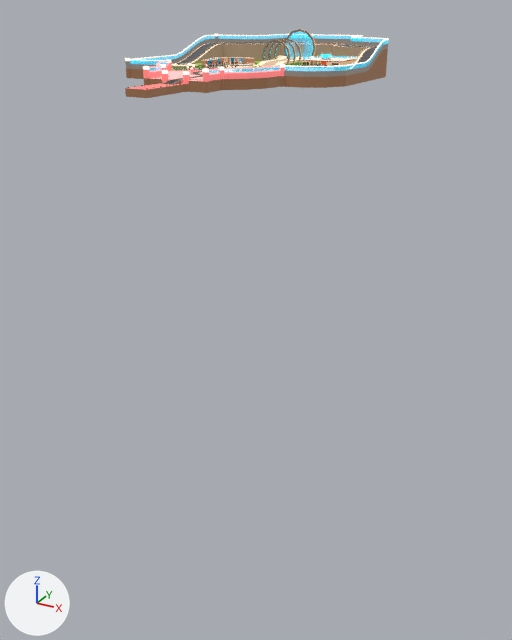
The glTF model models/gltf/ground.glb: old version first, new version second.
One viewpoint serves both versions: a camera (50 mm lens) standing at (403.0, -746.0, 61.0) and looking at (10.0, -32.0, -296.0). Lighting does not change. The marker at lower left points along +X, +Y and +Z. Vertices at the same position are counted once.

The first picture shows 'cylinders', 'ground', 'wall'.
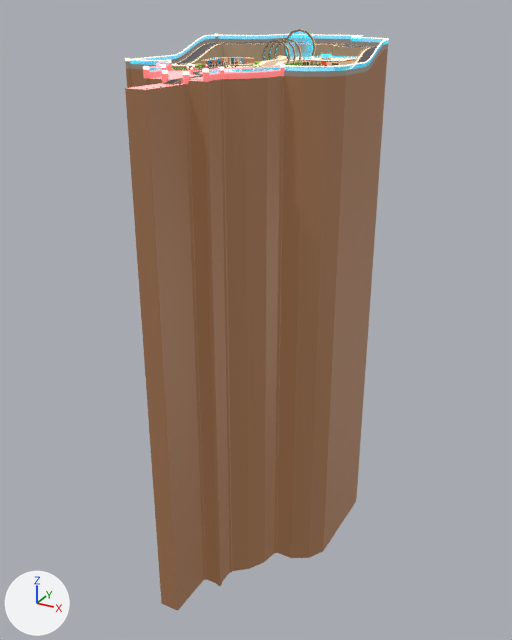
What differs and where, as boxes (x1, y1, x2, y2) in the pictures (512 x 640 px; the box of a moved part takes in the faces that stretch with it):
'ground', reshaped (900% taller)
    before: (125, 42, 388, 98)
    after: (125, 42, 388, 611)
'cylinders', reshaped (822% taller)
    before: (125, 34, 285, 93)
    after: (125, 34, 285, 586)
part 1 of me_cylinder_024, moved or reshaped
    before: (125, 74, 386, 98)
    after: (125, 74, 386, 611)
part 2 of me_cylinder_024, surface changed
    both: (127, 83, 182, 90)
part 3 of me_cylinder_019, moved or reshaped
    before: (126, 75, 284, 93)
    after: (126, 75, 284, 586)

The change, as a list of edits to the scene's bpy script:
```text
Change me_cylinder_024:
    used by ob_ground; location = (0.0, 0.0, 0.0)
    remove me_cylinder_024.from_pydata(...)  # 1498 vertices, 2619 faces; spans x -123.0..123.0, y -230.0..170.0, z -10.0..20.0
    add me_cylinder_024.from_pydata(...)  # 1498 vertices, 2619 faces; spans x -123.0..123.0, y -230.0..170.0, z -600.0..20.0
    me_cylinder_024 part 1: all 92 vertices in x -123.0..123.0, y -230.0..170.0, z -10.0 are moved by (0.0, 0.0, -590.0)
    me_cylinder_024 part 2: 6 kept faces spanning x -12.0..12.0, y -230.0..-170.0, z -3.0 get new texture (UV) coordinates
Change me_cylinder_019:
    where me_cylinder_019.from_pydata(...)  # 304 vertices, 536 faces; spans x -125.0..71.0, y -172.0..104.0, z -10.0..31.0
    used by ob_cylinders; location = (0.0, 0.0, 0.0)
    me_cylinder_019 part 3: all 54 vertices in x -125.0..71.0, y -172.0..-81.0, z -10.0 are moved by (0.0, 0.0, -590.0)
```
